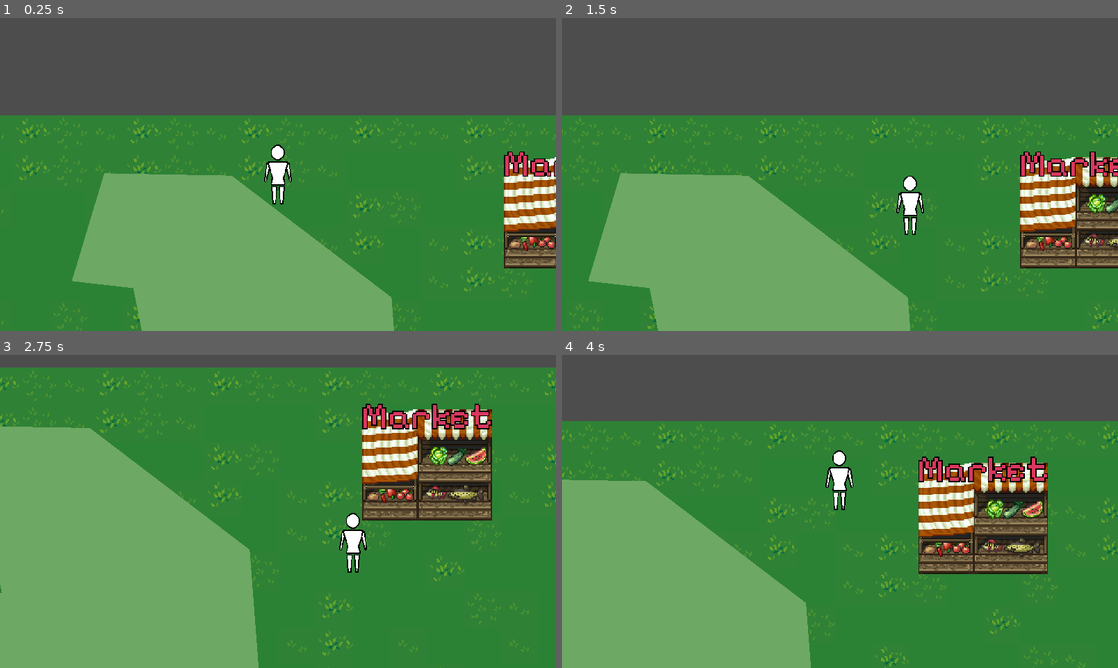
Above: before the commit, frames 1-4 (two rows, left to right).
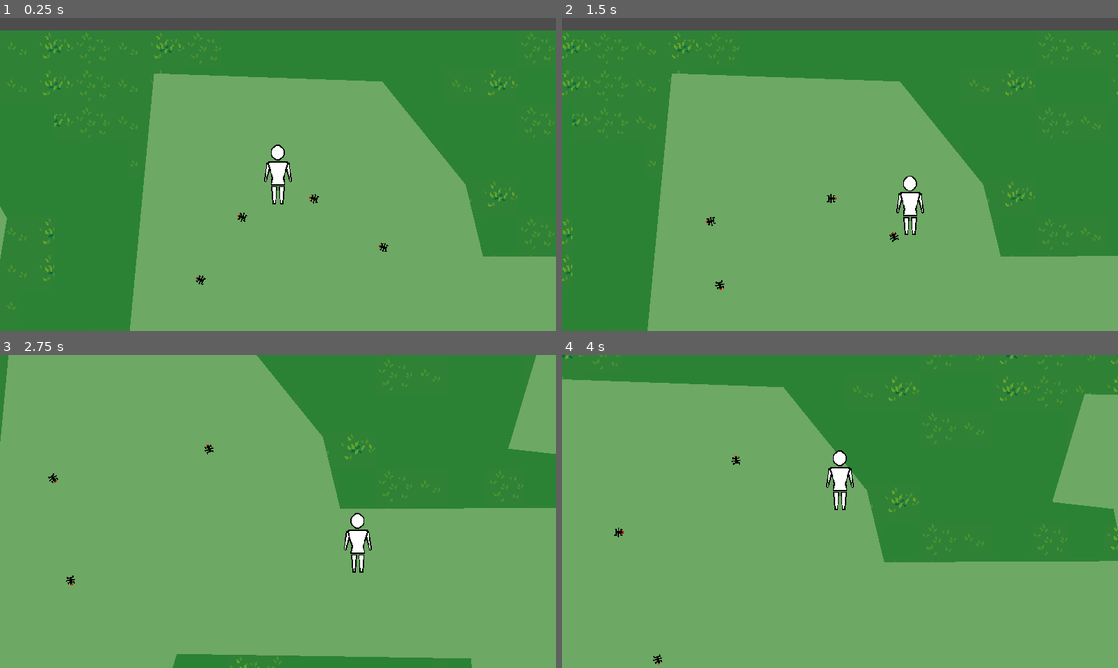
Above: after the commit, the same moments.

Repository: Moizer02/harvest_game_jam
Game: Godot game, scene res://blankmap.tscn
Two runs of this game, one before a commit and one after it. Both use one fixed random seed, a clock stepped at 60 frames per second and the inputs below.
Inputs (mouse positions are in pixels of both pictures, inside the frame that each line leads up to):
- Up to frame 1 (0.25 s): no input
- Up to frame 2 (1.5 s): tap Enter at 0.5 s; move the mouse to (962, 158) at 0.52 s; hold D (movement_right) 0.53-1.28 s; click (962, 158) at 0.67 s; move the mouse to (1101, 212) at 1.27 s; hold S (movement_down) from 1.28 s (still down); click (1101, 212) at 1.42 s
- Up to frame 3 (2.75 s): move the mouse to (333, 442) at 2.02 s; release S (movement_down) at 2.03 s; hold D (movement_right) from 2.03 s (still down)
- Up to frame 4 (4 s): move the mouse to (812, 574) at 2.77 s; release D (movement_right) at 2.78 s; hold W (movement_up) 2.78-3.53 s; click (812, 574) at 2.92 s; move the mouse to (1006, 558) at 3.52 s; hold A (movement_left) from 3.53 s (still down)

The runs differ from the first frame. In frame 1, 61% of the frame differs, in the area x 0-100%, y 4-100%; in frame 2, 65%; in frame 3, 60%; in frame 4, 69%, in the area x 0-100%, y 0-100%.

Commit message:
Update
- Player and Market have Y Sort enabled, works like a charme (but now the Bugs don't align correctly. Need to look what this causes/fixes)

Diff:
--- a/blankmap.tscn
+++ b/blankmap.tscn
@@ -14396,10 +14396,11 @@
 }
 
 [node name="Map" type="Node2D"]
+y_sort_enabled = true
 script = ExtResource("1_ktxqq")
 
 [node name="TileMap" type="TileMap" parent="."]
-unique_name_in_owner = true
+y_sort_enabled = true
 tile_set = SubResource("TileSet_pgo33")
 format = 2
 layer_0/name = "Ground"
@@ -14445,7 +14446,7 @@
 [node name="Bug6" parent="." instance=ExtResource("1_nph2d")]
 position = Vector2(948, 292)
 
-[node name="DayNightCycler" type="Node2D" parent="."]
+[node name="DayNightCycler" type="Node" parent="."]
 
 [node name="NightLight" type="DirectionalLight2D" parent="DayNightCycler"]
 color = Color(1, 1, 1, 0.776471)
@@ -14459,10 +14460,10 @@
 "": SubResource("AnimationLibrary_yisyx")
 }
 
-[node name="Player" parent="." instance=ExtResource("7_2lufd")]
-position = Vector2(997, 51)
-
 [node name="Market" parent="." instance=ExtResource("10_i0d68")]
 position = Vector2(1248, 84)
 
+[node name="Player" parent="." instance=ExtResource("7_2lufd")]
+position = Vector2(497, 148)
+
 [connection signal="timeout" from="DayNightCycler/Timer" to="." method="_on_night_timer_timeout"]
--- a/src/Player/player.tscn
+++ b/src/Player/player.tscn
@@ -4,22 +4,17 @@
 [ext_resource type="Texture2D" uid="uid://ct6ysf76v6ntm" path="res://art/character_bg.png" id="2_xnpau"]
 
 [sub_resource type="CapsuleShape2D" id="CapsuleShape2D_31wkh"]
-radius = 15.0
-height = 96.0
+radius = 9.20165
+height = 18.4033
 
 [node name="Player" type="CharacterBody2D"]
+y_sort_enabled = true
 scale = Vector2(0.523634, 0.523634)
-collision_mask = 14
+collision_mask = 12
 script = ExtResource("1_l4opt")
 
-[node name="CollisionShape2D" type="CollisionShape2D" parent="."]
-position = Vector2(-1.39539e-07, -1.51499e-06)
-shape = SubResource("CapsuleShape2D_31wkh")
-
-[node name="Sprite2D" type="Sprite2D" parent="."]
-texture = ExtResource("2_xnpau")
-
 [node name="Camera2D" type="Camera2D" parent="."]
+position = Vector2(0, -45.4865)
 position_smoothing_enabled = true
 position_smoothing_speed = 12.0
 drag_horizontal_enabled = true
@@ -28,3 +23,11 @@
 drag_right_margin = 0.25
 editor_draw_limits = true
 editor_draw_drag_margin = true
+
+[node name="CollisionShape2D" type="CollisionShape2D" parent="."]
+position = Vector2(0, -3.47246)
+shape = SubResource("CapsuleShape2D_31wkh")
+
+[node name="Sprite2D" type="Sprite2D" parent="."]
+position = Vector2(0, -45.4865)
+texture = ExtResource("2_xnpau")
--- a/src/market/market.gd
+++ b/src/market/market.gd
@@ -16,8 +16,8 @@
 func open_market_menu():
 	$AudioStreamPlayer2D.play()
 
-func _on_range_area_area_entered(area):
+func _on_range_area_area_entered(_area):
 	pass
 
-func _on_range_area_area_exited(area):
+func _on_range_area_area_exited(_area):
 	pass
--- a/src/market/market.tscn
+++ b/src/market/market.tscn
@@ -1,12 +1,9 @@
-[gd_scene load_steps=7 format=3 uid="uid://v53orbj3ogvg"]
+[gd_scene load_steps=8 format=3 uid="uid://v53orbj3ogvg"]
 
 [ext_resource type="Script" path="res://src/market/market.gd" id="1_r0gn6"]
 [ext_resource type="Texture2D" uid="uid://b6tg2g27w4qcc" path="res://src/market/market.png" id="1_ysew2"]
 [ext_resource type="AudioStream" uid="uid://d0qvke2464i7j" path="res://src/market/open_door.mp3" id="3_8igpe"]
 [ext_resource type="FontFile" uid="uid://p8pg8jty6iwt" path="res://src/fonts/PixelifySans-VariableFont_wght.ttf" id="4_k03wo"]
-
-[sub_resource type="RectangleShape2D" id="RectangleShape2D_uqidq"]
-size = Vector2(112, 96)
 
 [sub_resource type="LabelSettings" id="LabelSettings_pkect"]
 font = ExtResource("4_k03wo")
@@ -15,27 +12,21 @@
 outline_size = 4
 outline_color = Color(0, 0, 0, 1)
 
+[sub_resource type="RectangleShape2D" id="RectangleShape2D_uqidq"]
+size = Vector2(112, 65)
+
+[sub_resource type="RectangleShape2D" id="RectangleShape2D_bqsnh"]
+size = Vector2(112, 96)
+
 [node name="Market" type="StaticBody2D"]
+y_sort_enabled = true
 collision_layer = 8
 script = ExtResource("1_r0gn6")
 
 [node name="Sprite2D" type="Sprite2D" parent="."]
 texture = ExtResource("1_ysew2")
 
-[node name="CollisionShape2D" type="CollisionShape2D" parent="."]
-shape = SubResource("RectangleShape2D_uqidq")
-
-[node name="ClickArea" type="Area2D" parent="."]
-collision_layer = 8
-
-[node name="CollisionShape2D" type="CollisionShape2D" parent="ClickArea"]
-shape = SubResource("RectangleShape2D_uqidq")
-
-[node name="AudioStreamPlayer2D" type="AudioStreamPlayer2D" parent="."]
-stream = ExtResource("3_8igpe")
-volume_db = -2.0
-
-[node name="MarketLabel" type="Label" parent="."]
+[node name="MarketLabel" type="Label" parent="Sprite2D"]
 offset_left = -57.0
 offset_top = -61.0
 offset_right = 57.0
@@ -46,4 +37,19 @@
 vertical_alignment = 1
 metadata/_edit_use_anchors_ = true
 
+[node name="CollisionShape2D" type="CollisionShape2D" parent="."]
+visible = false
+position = Vector2(0, 15.5)
+shape = SubResource("RectangleShape2D_uqidq")
+
+[node name="ClickArea" type="Area2D" parent="."]
+collision_layer = 8
+
+[node name="CollisionShape2D" type="CollisionShape2D" parent="ClickArea"]
+shape = SubResource("RectangleShape2D_bqsnh")
+
+[node name="AudioStreamPlayer2D" type="AudioStreamPlayer2D" parent="."]
+stream = ExtResource("3_8igpe")
+volume_db = -2.0
+
 [connection signal="input_event" from="ClickArea" to="." method="_on_click_area_input_event"]
